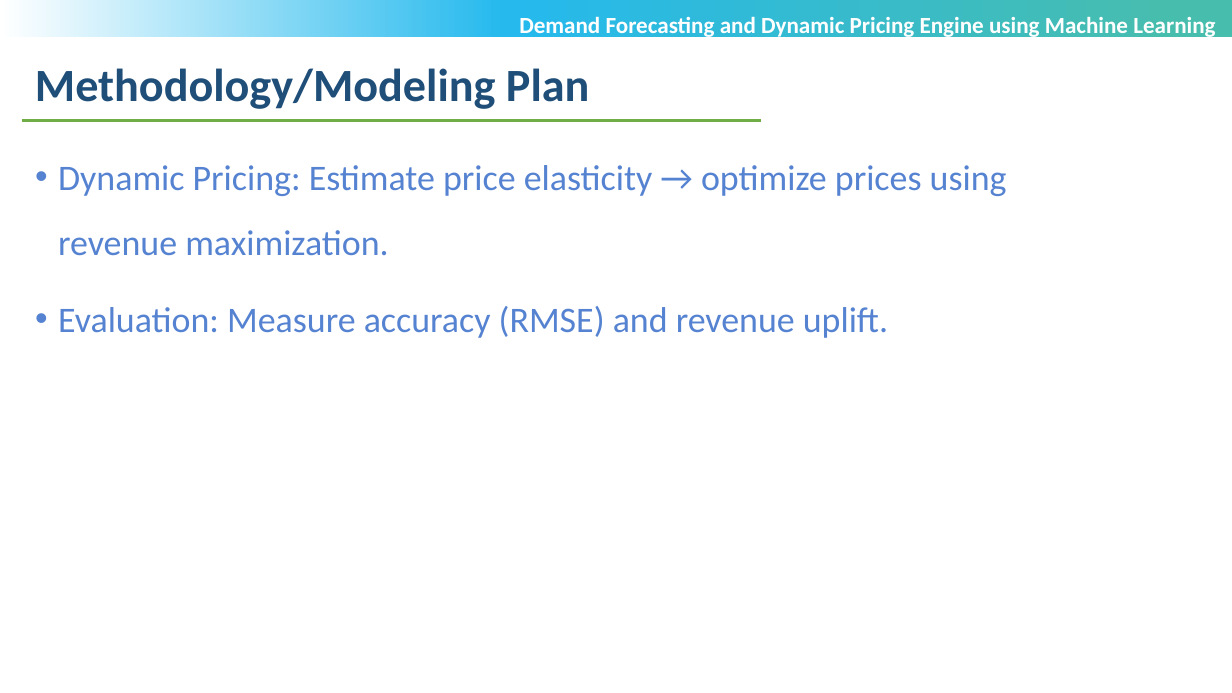
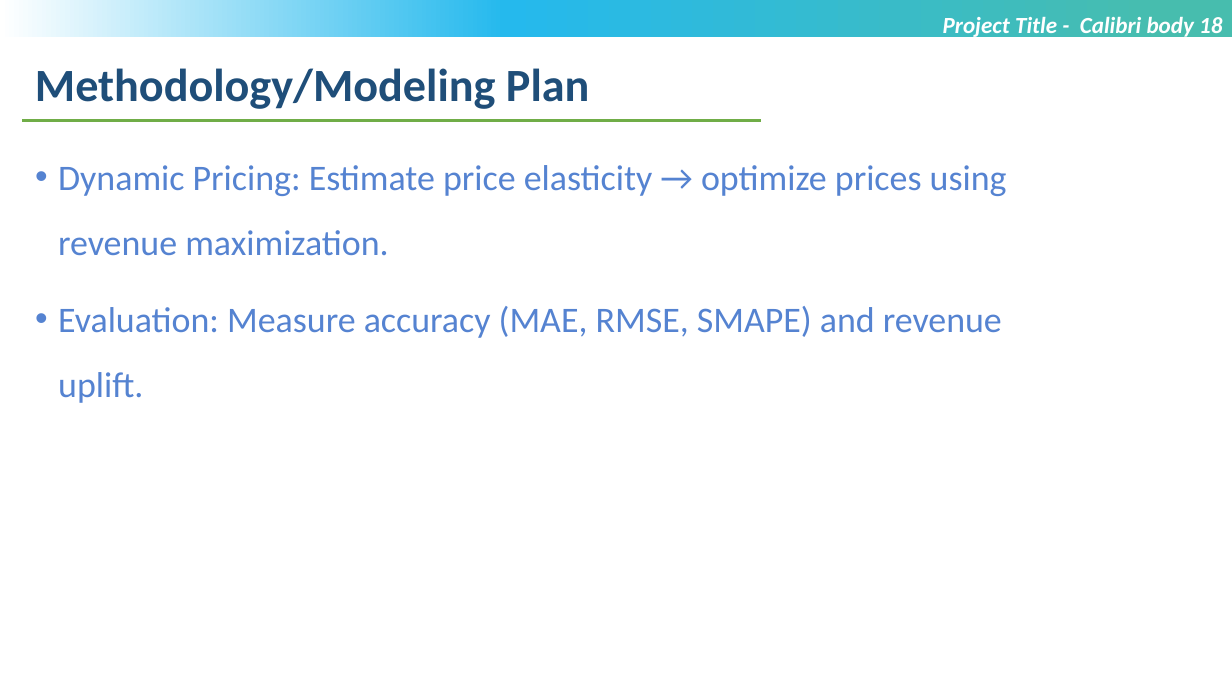
Before and after one commit to PathanAyubKhan/Review-1-PPT, a slide deck: slide 11 of 24MCS1047_MTech-Project_Review2_PPT_Template_V1.pptx. Drawn at 1232x693 pixels with LibreOffice and Linux fonts; fonts in the diff are those of the drawing; background and template pictures are left out. Boxes give left, top, right and bottom in pixels: in the first picture for what was removed or moved away, otherwise in the second. Text is boxed around its words. In the diff, an @@ line names an element or a change of style, - is before the commit and + after.

```diff
--- a/24MCS1047_MTech-Project_Review2_PPT_Template_V1.pptx
+++ b/24MCS1047_MTech-Project_Review2_PPT_Template_V1.pptx
@@ text at (943,17,1222,39): text changed; italic on @@
-Demand Forecasting and Dynamic Pricing Engine using Machine Learning
+Project Title - Calibri body 18
@@ text at (58,306,1002,403): text changed @@
-• Evaluation: Measure accuracy (RMSE) and revenue uplift.
+• Evaluation: Measure accuracy (MAE, RMSE, SMAPE) and revenue uplift.
```
Also in this commit, not shown: 17 other slides changed, 1 other file.
